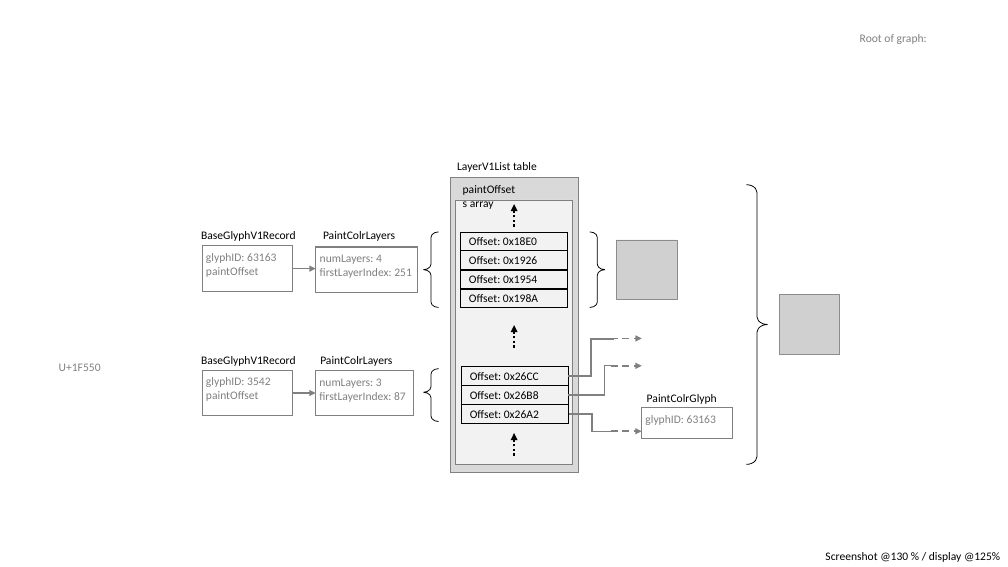
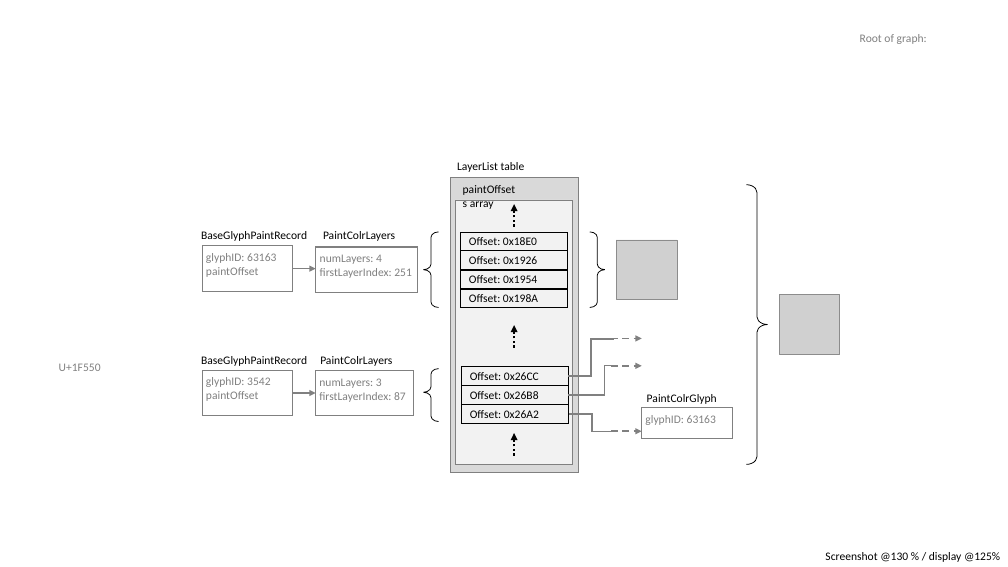
Before and after one commit to googlefonts/colr-gradients-spec, a slide deck: slide 25 of images/colr.pptx. Drawn at 1008x567 pixels with LibreOffice and Linux fonts; fonts in the diff are those of the drawing; grey boxes stand for pictures; background and template pictures are left out. Boxes give left, top, right and bottom in pixels: in the first picture for what was removed or moved away, otherwise in the second. Text is boxed around its words. In the diff, an @@ line names an element or a change of style, - is before the commit and + after.

```diff
--- a/images/colr.pptx
+++ b/images/colr.pptx
@@ text at (x1=457, y1=162, x2=525, y2=172): text changed @@
-LayerV1List table
+LayerList table
@@ text at (x1=201, y1=231, x2=307, y2=241): text changed @@
-BaseGlyphV1Record
+BaseGlyphPaintRecord
@@ text at (x1=201, y1=356, x2=307, y2=366): text changed @@
-BaseGlyphV1Record
+BaseGlyphPaintRecord
```
Also in this commit, not shown: 9 other slides changed, 8 other files.
